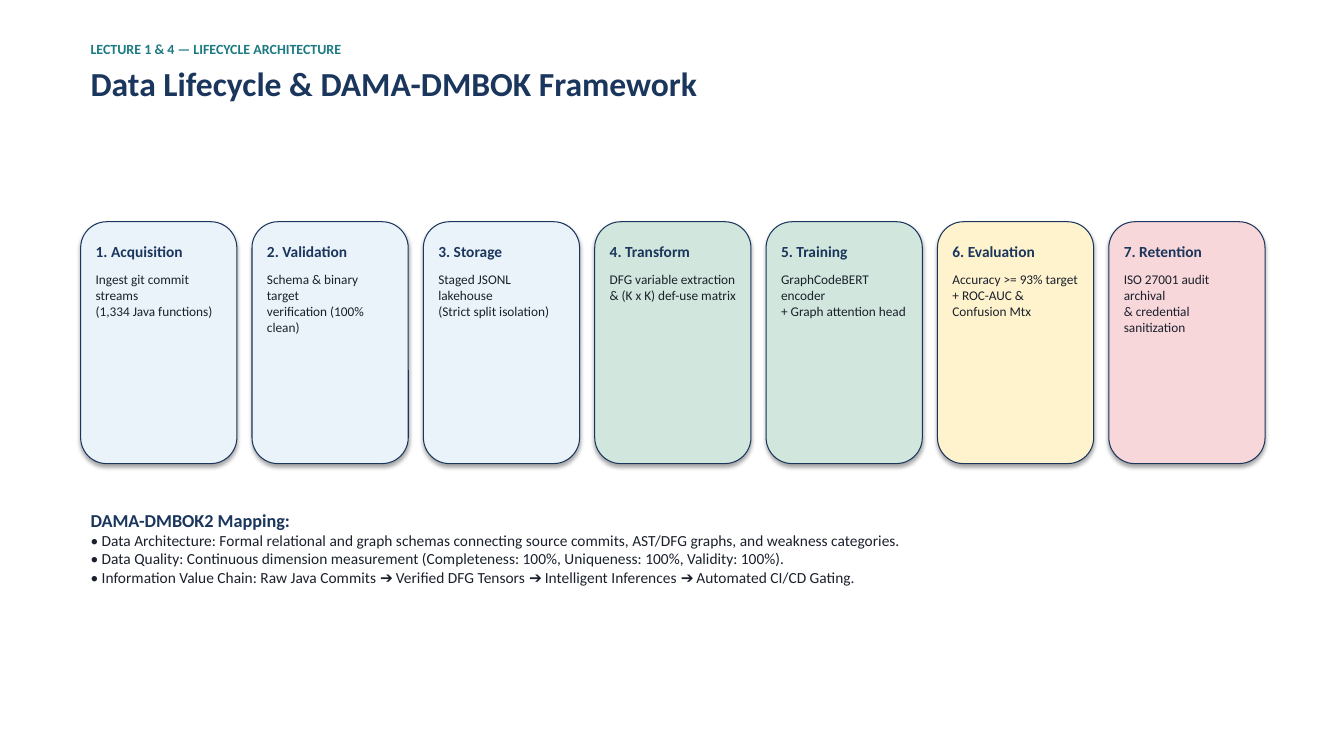
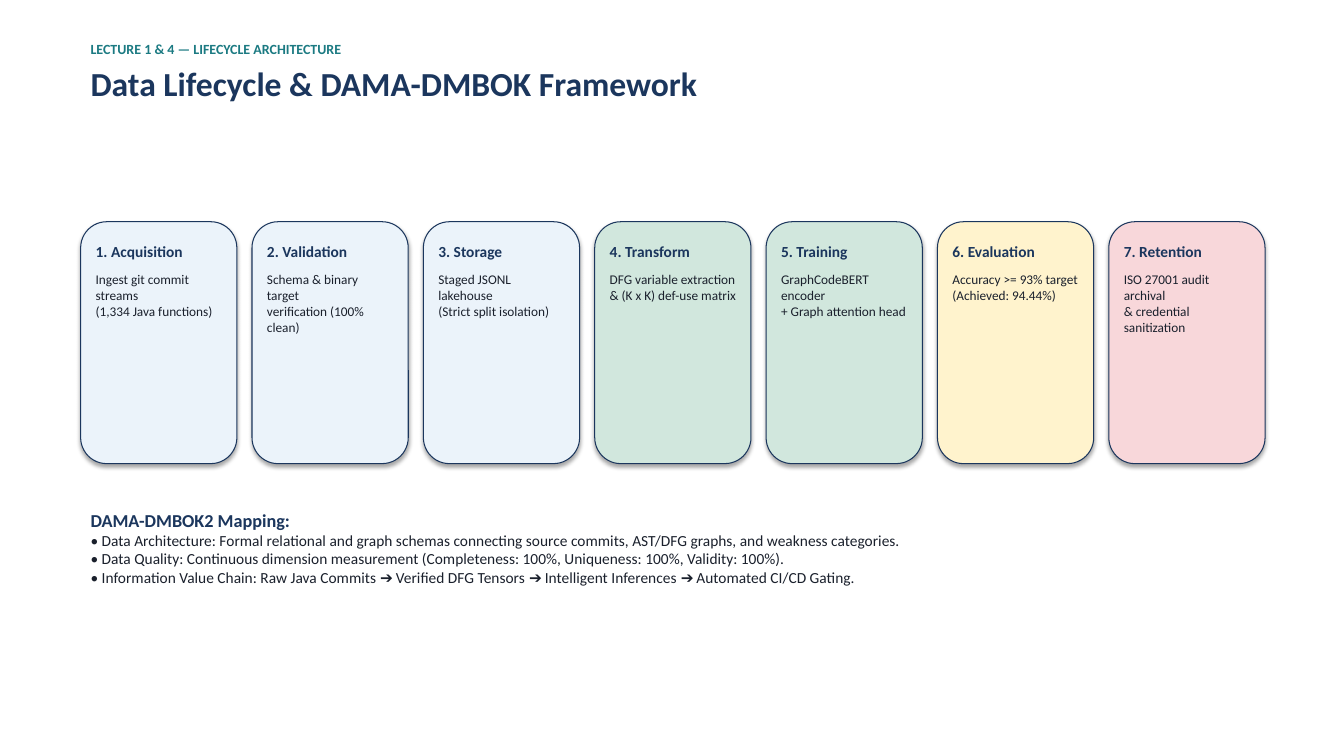
Before and after one commit to Tasik1/kbtu-mood-midterm-team2, a slide deck: slide 4 of docs/Midterm_Presentation_Team2.pptx. Drawn at 1344x756 pixels with LibreOffice and Linux fonts; fonts in the diff are those of the drawing. Boxes give left, top, right and bottom in pixels: in the first picture for what was removed or moved away, otherwise in the second. Text is boxed around its words. In the diff, an @@ line names an element or a change of style, - is before the commit and + after.

```diff
--- a/docs/Midterm_Presentation_Team2.pptx
+++ b/docs/Midterm_Presentation_Team2.pptx
@@ text at [952,275,1078,302]: text changed @@
-Accuracy >= 93% target
-+ ROC-AUC & Confusion Mtx
+Accuracy >= 93% target
+(Achieved: 94.44%)
```
Also in this commit, not shown: 6 other slides changed, 1 slide added, 1 slide removed, 24 other files.
